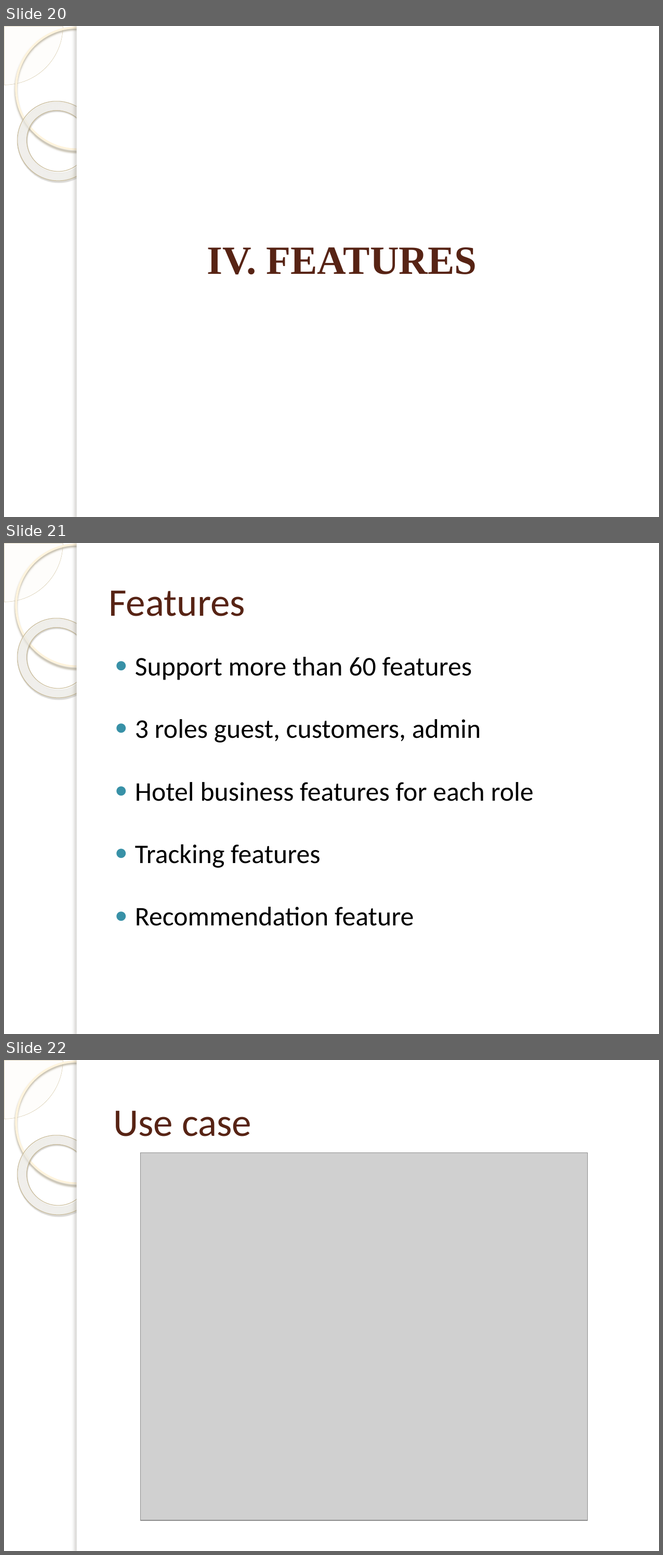
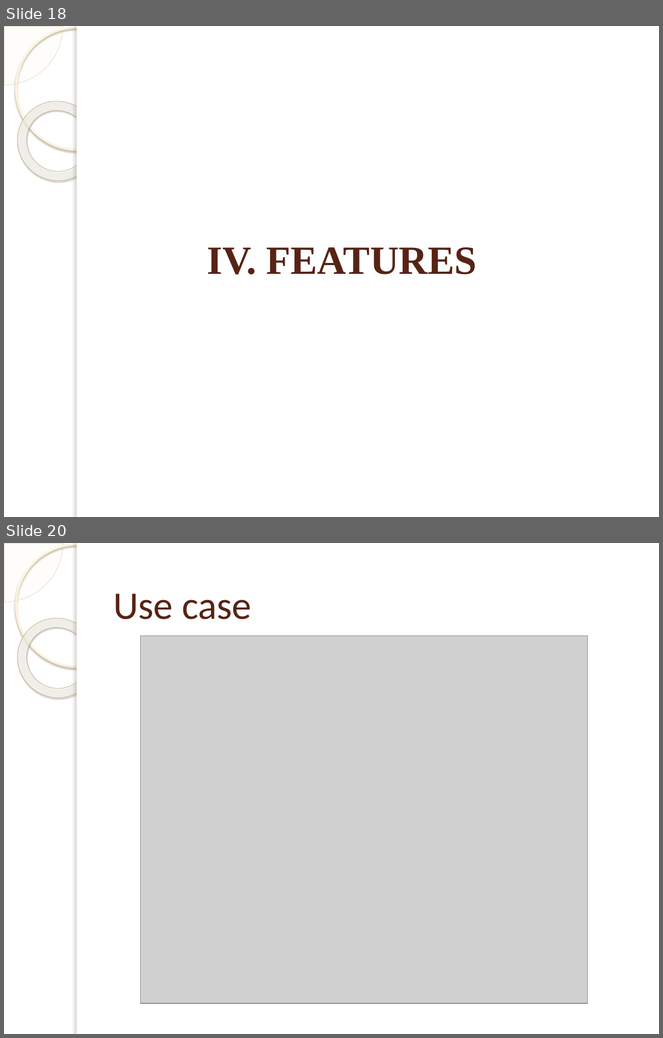
Before and after one commit to dohungcuongdev/thesis-documentation, a slide deck: Thesis-review.pptx. Shown one above the other, each under a label of ours: slides 20, 21 and 22 before the commit, slides 18 and 20 after it; the slides between them are not shown. The pictures are 663x1555 and 663x1038 pixels, drawn with LibreOffice and Linux fonts; fonts in the diff are those of the drawing; grey boxes stand for pictures; background and template pictures are left out. Boxes give left, top, right and bottom in pixels: in the first picture for what was removed or moved away, otherwise in the second. Text is boxed around its words. In the diff, an @@ line names an element or a change of style, - is before the commit and + after.

```diff
--- a/Thesis-review.pptx
+++ b/Thesis-review.pptx
@@ slide 21 removed at bbox=[4, 543, 659, 1034], background picture (left out); not listed: 5 template elements that a slide beside it also shows @@
@@ title removed at bbox=[109, 590, 245, 616] @@
-Features
@@ text removed at bbox=[135, 657, 534, 926] @@
-● Support more than 60 features
-● 3 roles guest, customers, admin
-● Hotel business features for each role
-● Tracking features
-● Recommendation feature
@@ what was slide 20 is now slide 18 @@
@@ what was slide 22 is now slide 20 @@
```
Also in this commit, not shown: 3 slides changed, 1 slide added, 2 other slides removed, 1 other file.
